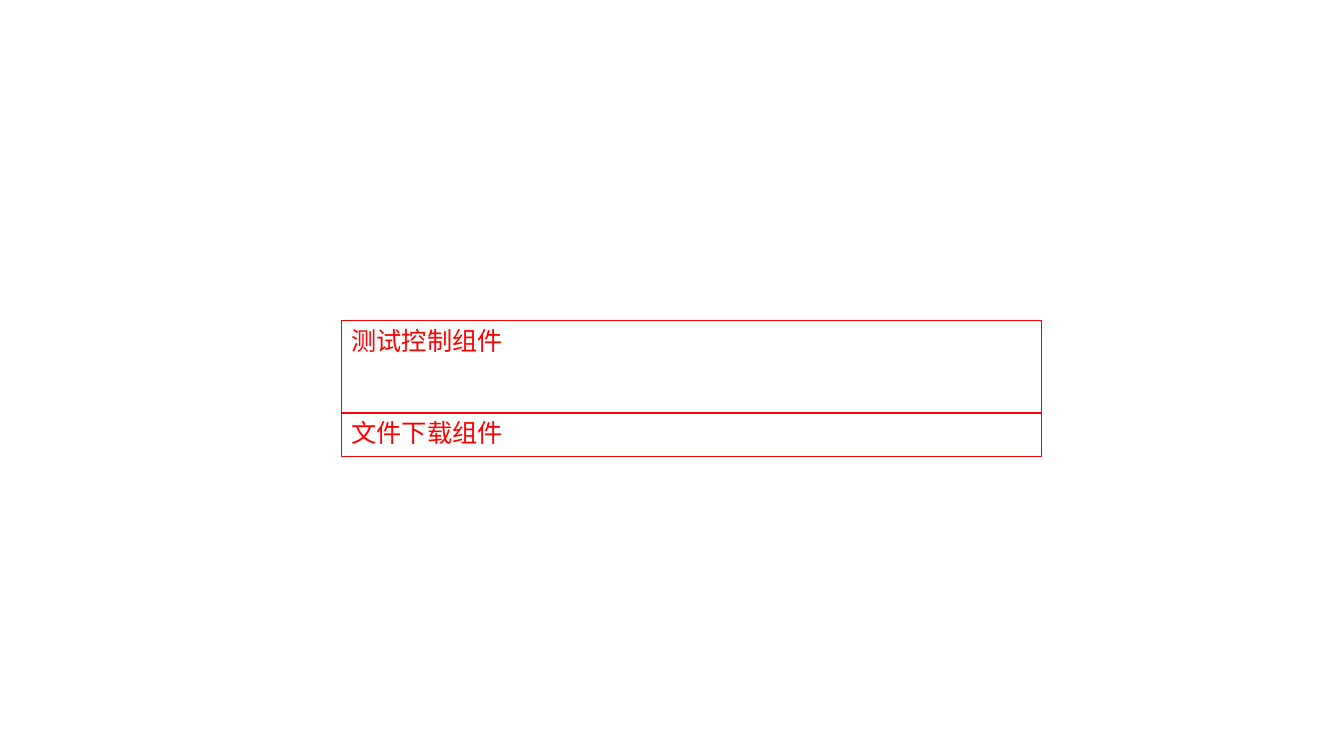
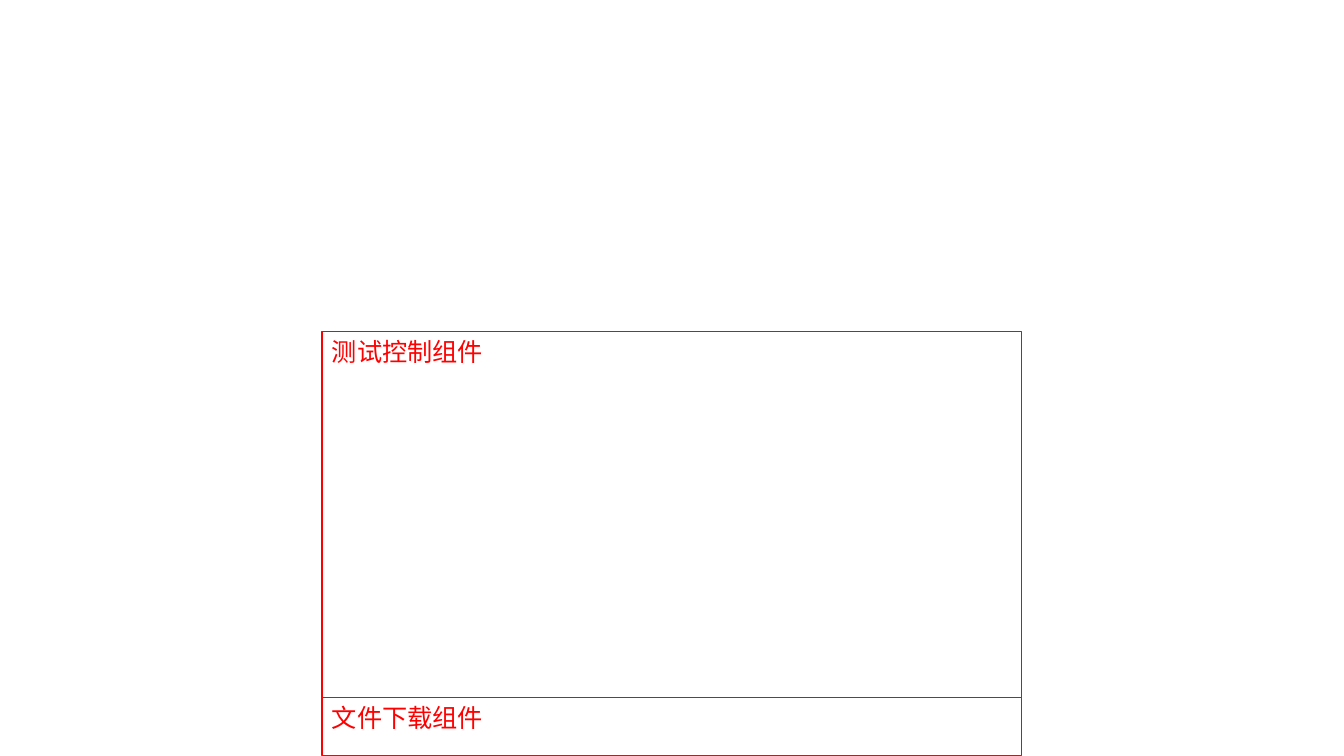
Before and after one commit to WuXiSTC/PressureMeterFront, a slide deck: slide 6 of 设计图.pptx. Drawn at 1344x756 pixels with LibreOffice and Linux fonts; fonts in the diff are those of the drawing; background and template pictures are left out. Boxes give left, top, right and bottom in pixels: in the first picture for what was removed or moved away, otherwise in the second. Text is boxed around its words. In the diff, an @@ line names an element or a change of style, - is before the commit and + after.

```diff
--- a/设计图.pptx
+++ b/设计图.pptx
@@ rectangle "测试控制组件": place and size @@
-rectangle "测试控制组件" at [342,321,1042,413]
+rectangle "测试控制组件" at [322,332,1021,698]
@@ rectangle "文件下载组件": place and size @@
-rectangle "文件下载组件" at [342,412,1042,457]
+rectangle "文件下载组件" at [322,698,1021,756]
```
Also in this commit, not shown: 3 other slides changed.
